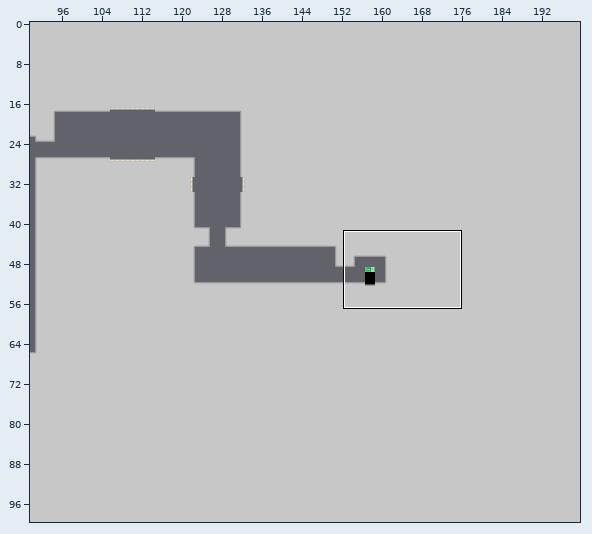
Two states of a Tiled map, Assets/Levels/alpha_demo.tmx. The first picture is a wide view before the edit; the outline marks the close-up.
Close-up. First the earlier version:
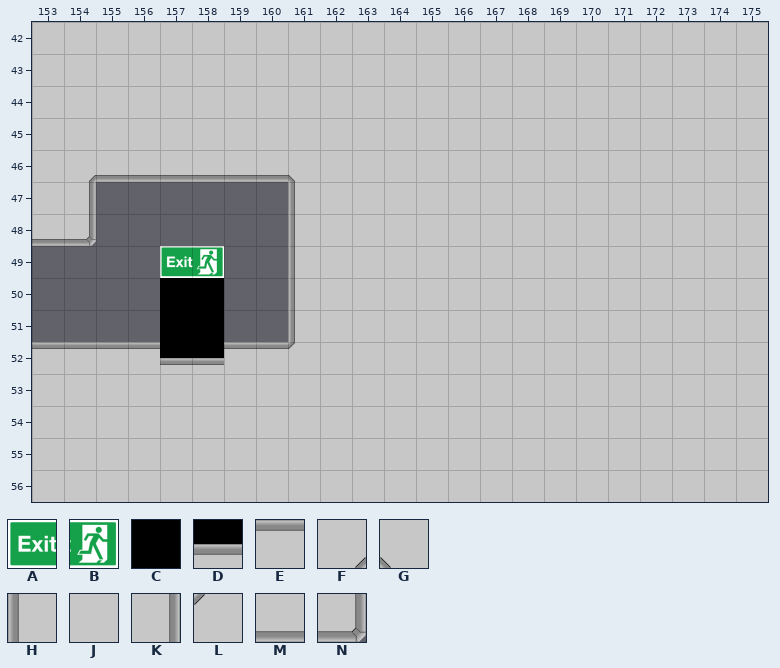
Cells are 96x96 px. Shown: x 153..175, y 42..56. The commit also changed other parts of the map, which this record leaves out. Tiles whose own drawing changed are shown in their newer look in all pictures.
Key: from "spacestation_background": A 0, B 1, C 2, D 6; from "spacestation_wall": E 1, F 3, G 4, H 5, J 6, K 7, L 9, M 11, N 12.
_ is an empty cell.
Layer "Tile Layer 1" before, first column x 153:
42 JJJJJJJJJJJJJJJJJJJJJJJ
43 JJJJJJJJJJJJJJJJJJJJJJJ
44 JJJJJJJJJJJJJJJJJJJJJJJ
45 JJJJJJJJJJJJJJJJJJJJJJJ
46 JFMMMMMMGJJJJJJJJJJJJJJ
47 JK______HJJJJJJJJJJJJJJ
48 MN______HJJJJJJJJJJJJJJ
49 ____AB__HJJJJJJJJJJJJJJ
50 ____CC__HJJJJJJJJJJJJJJ
51 ____CC__HJJJJJJJJJJJJJJ
52 EEEEDDEELJJJJJJJJJJJJJJ
53 JJJJJJJJJJJJJJJJJJJJJJJ
54 JJJJJJJJJJJJJJJJJJJJJJJ
55 JJJJJJJJJJJJJJJJJJJJJJJ
56 JJJJJJJJJJJJJJJJJJJJJJJ
And afterwards:
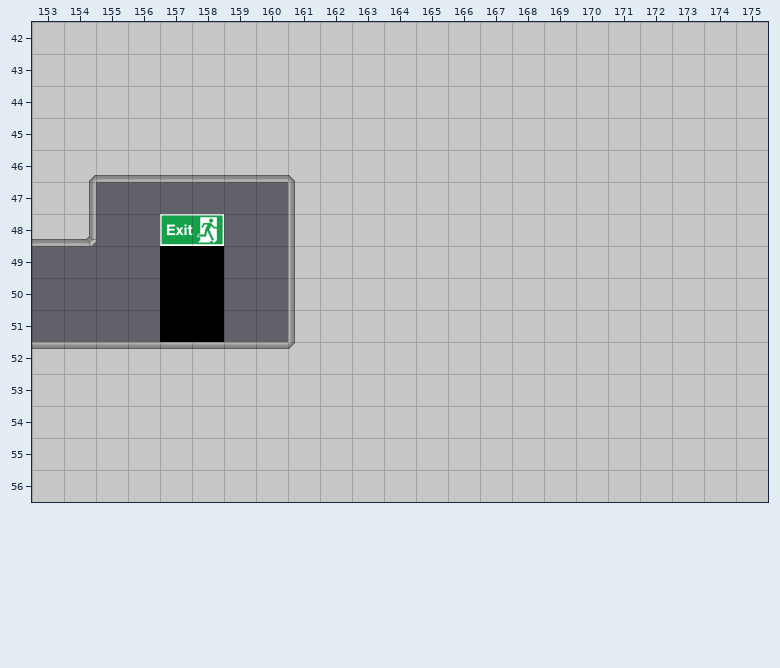
Diff:
{"where": "layer \"Tile Layer 1\""}
{"y":48,"x":157,"old":"__","new":"AB"}
{"y":49,"x":157,"old":"AB","new":"CC"}
{"y":52,"x":157,"old":"DD","new":"EE"}
{"label":"changed","picture_box":[160,214,224,278]}
{"label":"changed","picture_box":[160,342,224,365]}
